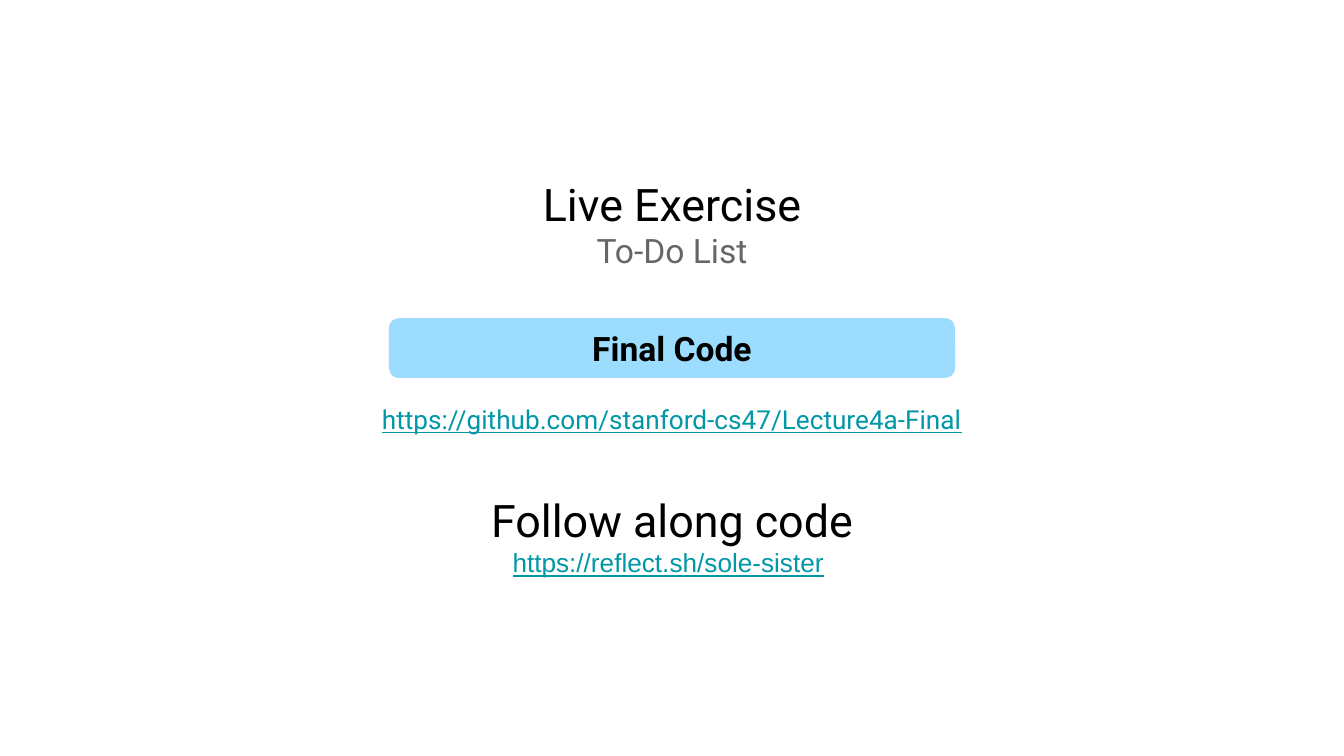
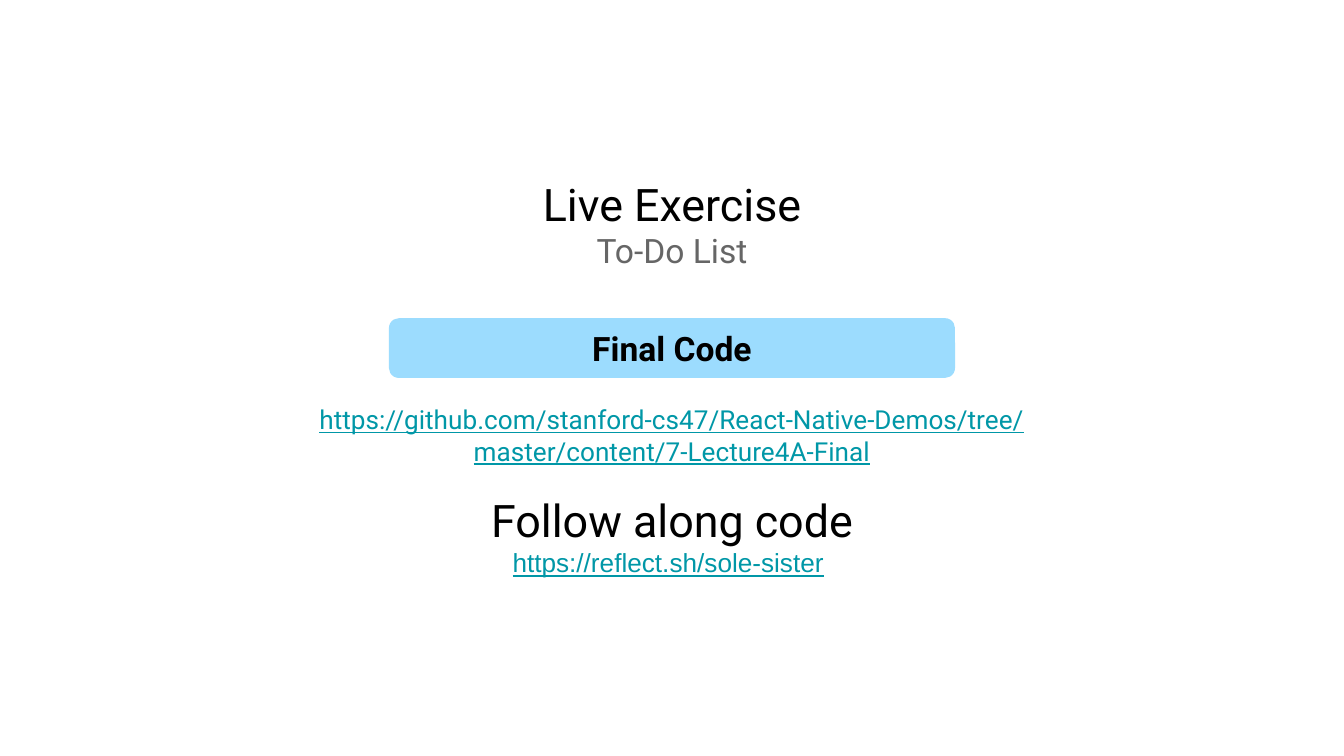
Before and after one commit to stanford-cs47/React-Native-Lectures, a slide deck: slide 18 of pptx-lectures/Lecture 4A.pptx (slide 19 before the commit). Drawn at 1344x756 pixels with LibreOffice and Linux fonts; fonts in the diff are those of the drawing. Boxes give left, top, right and bottom in pixels: in the first picture for what was removed or moved away, otherwise in the second. Text is boxed around its words. In the diff, an @@ line names an element or a change of style, - is before the commit and + after.

Commit message:
Point to open source demos. Make instructor and class info generic.

```diff
--- a/pptx-lectures/Lecture 4A.pptx
+++ b/pptx-lectures/Lecture 4A.pptx
@@ text at (319,409,1023,465): text changed @@
-https://github.com/stanford-cs47/Lecture4a-Final
+https://github.com/stanford-cs47/React-Native-Demos/tree/master/content/7-Lecture4A-Final
```
Also in this commit, not shown: 2 other slides changed, 2 slides removed, 7 other files.
